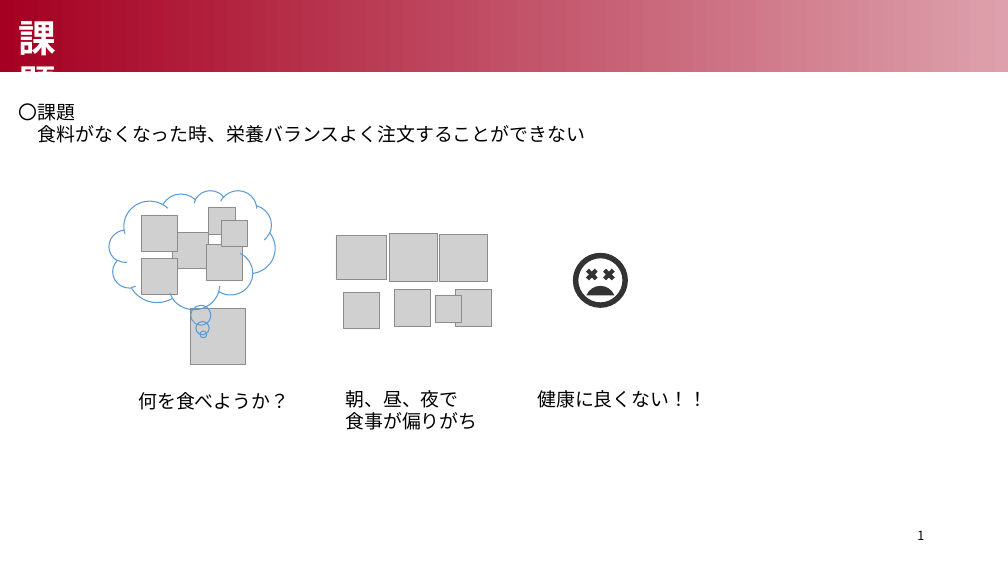
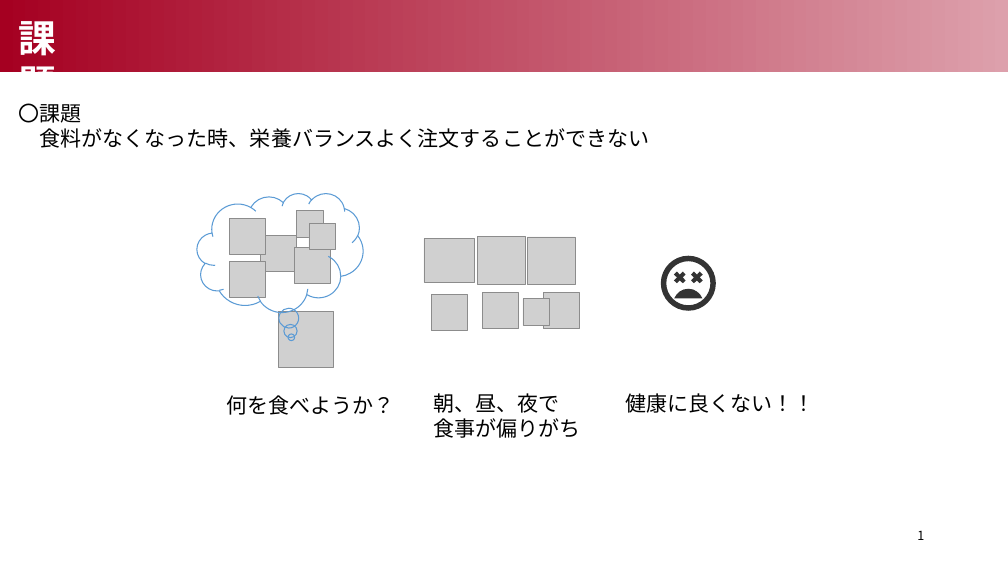
Before and after one commit to Smart-SE/sse2019-group5, a slide deck: slide 2 of spec/K1_group5_Presentation.pptx. Drawn at 1008x567 pixels with LibreOffice and Linux fonts; fonts in the diff are those of the drawing; grey boxes stand for pictures. Boxes give left, top, right and bottom in pixels: in the first picture for what was removed or moved away, otherwise in the second. Text is boxed around its words. In the diff, an @@ line names an element or a change of style, - is before the commit and + after.

```diff
--- a/spec/K1_group5_Presentation.pptx
+++ b/spec/K1_group5_Presentation.pptx
@@ 9 pictures, 1 freeform shape, 1 thought cloud: place and size @@
-9 pictures, 1 freeform shape, 1 thought cloud at <box>109,191,628,328</box>
+9 pictures, 1 freeform shape, 1 thought cloud at <box>197,194,716,331</box>
@@ picture: place and size @@
-picture at <box>172,233,209,269</box>
+picture at <box>260,235,296,271</box>
@@ picture: place and size @@
-picture at <box>141,259,178,295</box>
+picture at <box>229,261,265,297</box>
@@ 3 pictures: place and size @@
-3 pictures at <box>191,208,431,364</box>
+3 pictures at <box>278,211,519,368</box>
@@ text "何を食べようか？": place and size @@
-text "何を食べようか？" at <box>138,392,289,410</box>
+text "何を食べようか？" at <box>226,395,394,415</box>
@@ text "朝、昼、夜で": place and size @@
-text "朝、昼、夜で" at <box>345,390,477,430</box>
+text "朝、昼、夜で" at <box>433,393,580,438</box>
@@ size 18 to 20 pt in 4 elements at <box>19,103,650,148</box>, <box>433,393,580,438</box>, <box>226,395,394,415</box>, <box>625,393,814,413</box> @@
@@ text "健康に良くない！！": place and size @@
-text "健康に良くない！！" at <box>537,390,707,408</box>
+text "健康に良くない！！" at <box>625,393,814,413</box>
```
Also in this commit, not shown: 7 other slides changed, 2 slides added, 6 slides removed.
